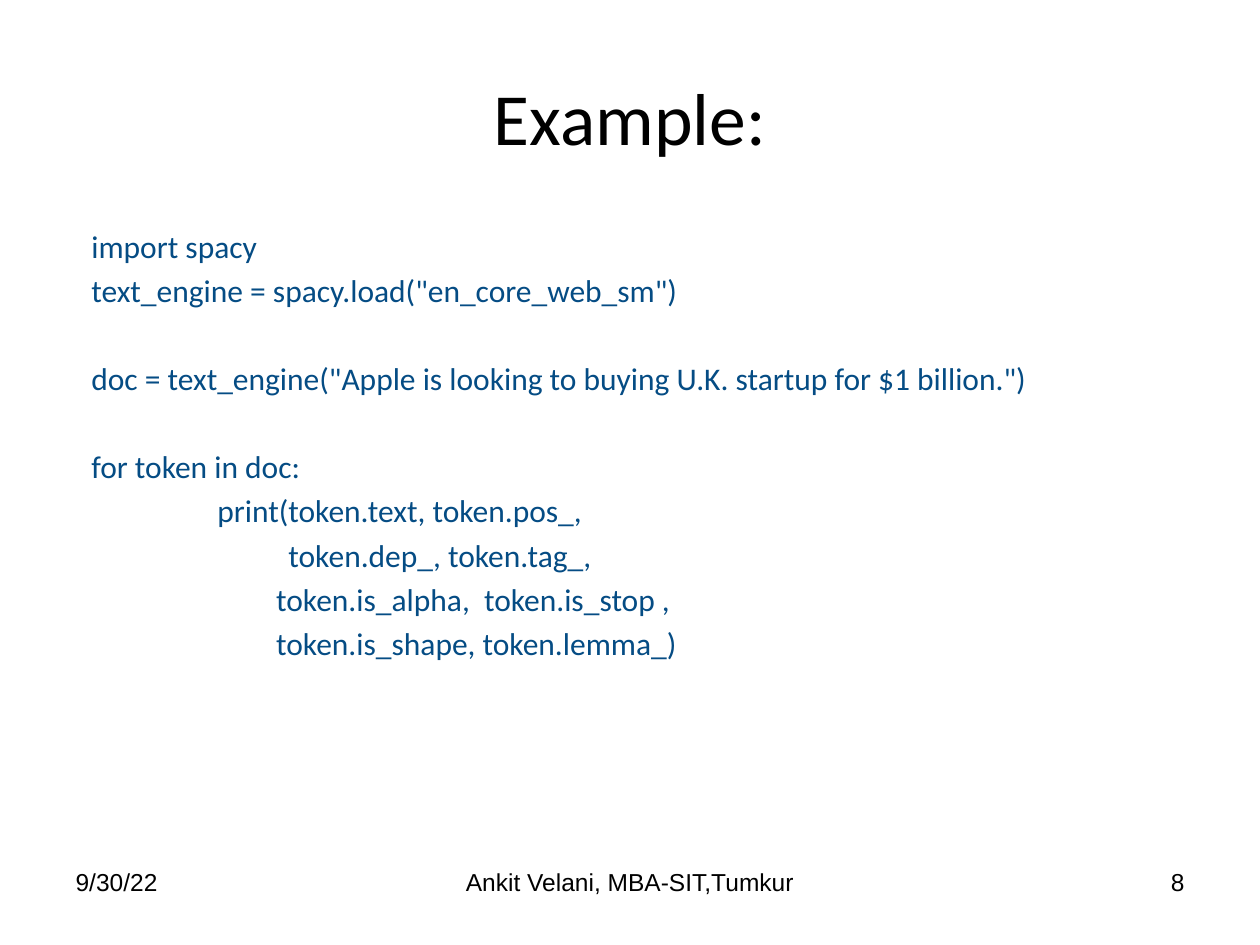
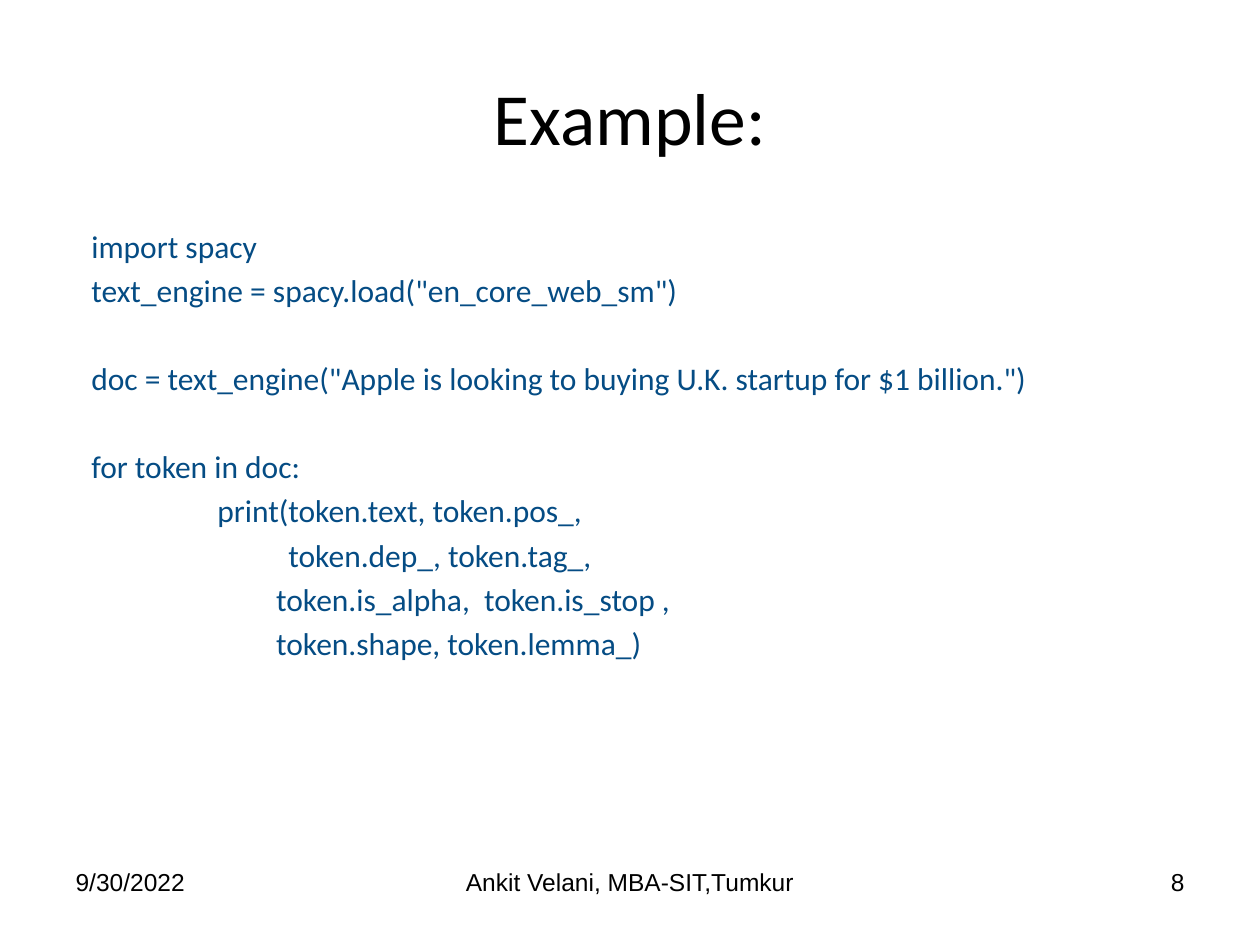
Before and after one commit to sitmbadept/sitmbadept.github.io, a slide deck: slide 8 of BDTM/Python/Unit-5-Python-Text.pptx. Drawn at 1260x945 pixels with LibreOffice and Linux fonts; fonts in the diff are those of the drawing. Boxes give left, top, right and bottom in pixels: in the first picture for what was removed or moved away, otherwise in the second. Text is boxed around its words. In the diff, an @@ line names an element or a change of style, - is before the commit and + after.

```diff
--- a/BDTM/Python/Unit-5-Python-Text.pptx
+++ b/BDTM/Python/Unit-5-Python-Text.pptx
@@ text at (276,632,641,660): text changed @@
-token.is_shape, token.lemma_)
+token.shape, token.lemma_)
@@ text at (76,873,185,892): text changed @@
-9/30/22
+9/30/2022
```
Also in this commit, not shown: 9 other slides changed, 1 slide added, 1 other file.
